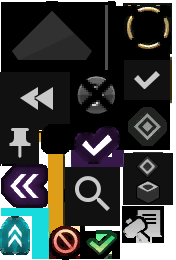
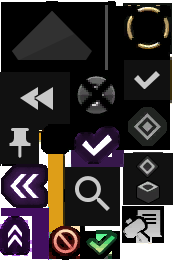
Layered file, before and after one edit (176x260). Changes by layer:
added layer "up arrow" above "up arrow background" over <box>8,225,22,248</box>
added layer "up arrow background" above "background" over <box>0,208,49,260</box>
